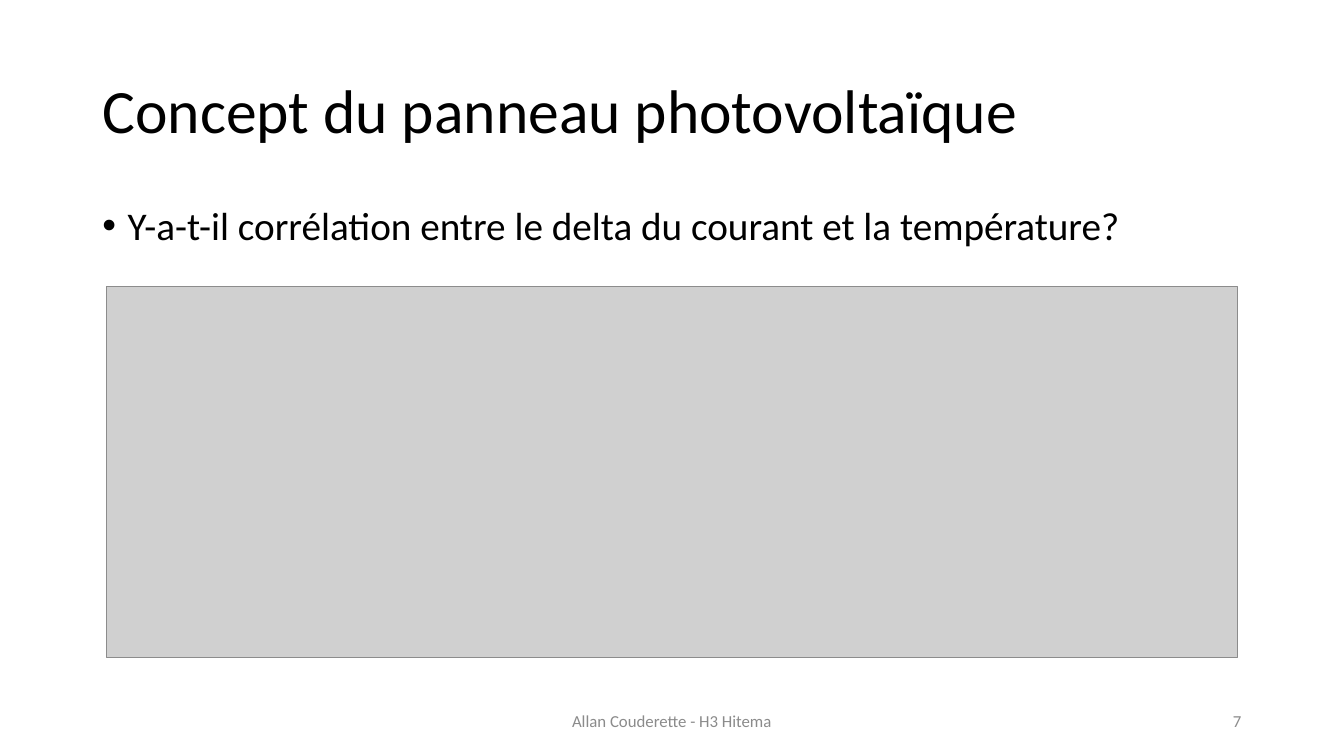
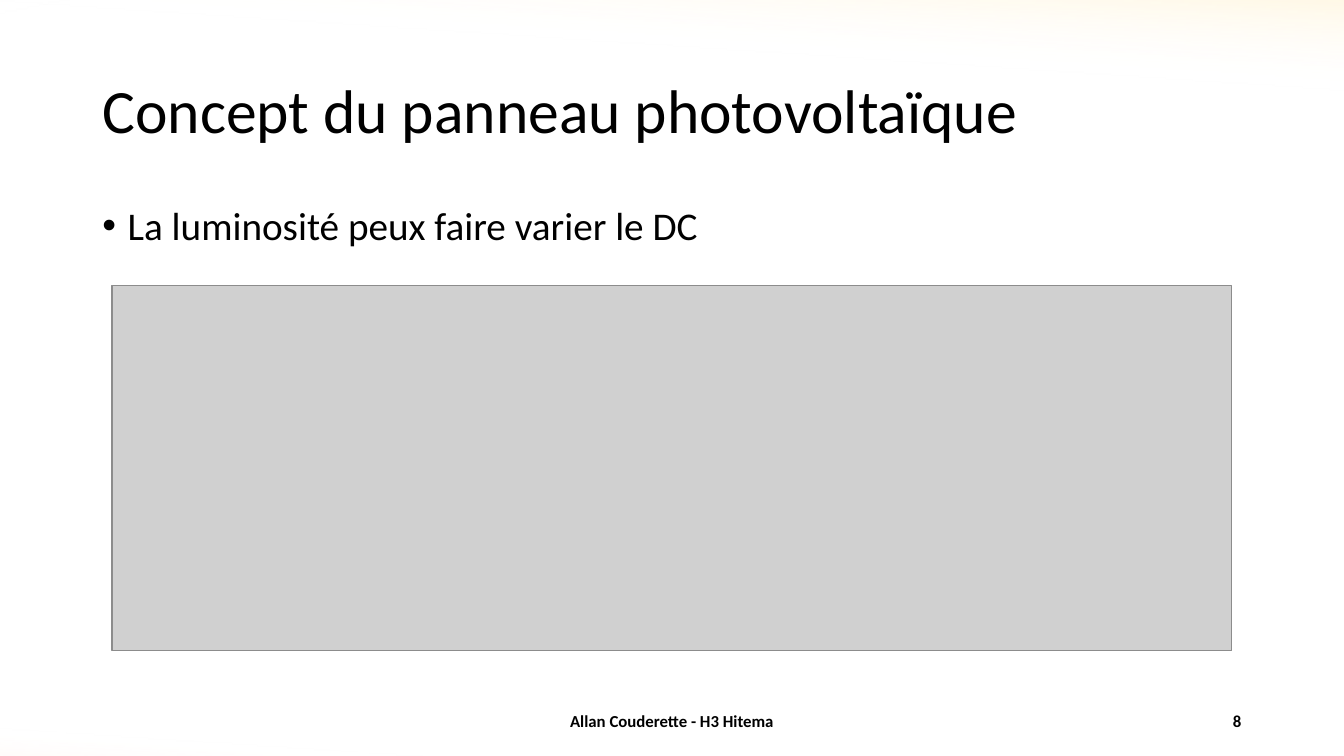
Before and after one commit to allanCouderette/ML_Solar_Power, a slide deck: slide 8 of Présentation Solar Power.pptx (slide 7 before the commit). Drawn at 1344x756 pixels with LibreOffice and Linux fonts; fonts in the diff are those of the drawing; grey boxes stand for pictures. Boxes give left, top, right and bottom in pixels: in the first picture for what was removed or moved away, otherwise in the second. Text is boxed around its words. In the diff, an @@ line names an element or a change of style, - is before the commit and + after.

```diff
--- a/Présentation Solar Power.pptx
+++ b/Présentation Solar Power.pptx
@@ rectangle added at (x1=0, y1=0, x2=1344, y2=756), fill gradient #FFC000 to #FFFFFF to #ED7D31 @@
@@ rectangle added at (x1=0, y1=0, x2=1344, y2=756), fill gradient #FFC000 to #FFFFFF to #ED7D31 @@
@@ text at (x1=128, y1=212, x2=698, y2=247): text changed @@
-• Y-a-t-il corrélation entre le delta du courant et la température?
+• La luminosité peux faire varier le DC
@@ picture resized from (x1=107, y1=286, x2=1238, y2=658) to (x1=112, y1=285, x2=1232, y2=650) @@
@@ text "Allan Couderette - H3 Hitema" at (x1=570, y1=715, x2=774, y2=727): text colour #8C8C8C to #000000, bold on @@
@@ page number at (x1=1233, y1=715, x2=1241, y2=727): text changed; text colour #8C8C8C to #000000; bold on @@
-7
+8
```
Also in this commit, not shown: 15 other slides changed, 1 other file.
